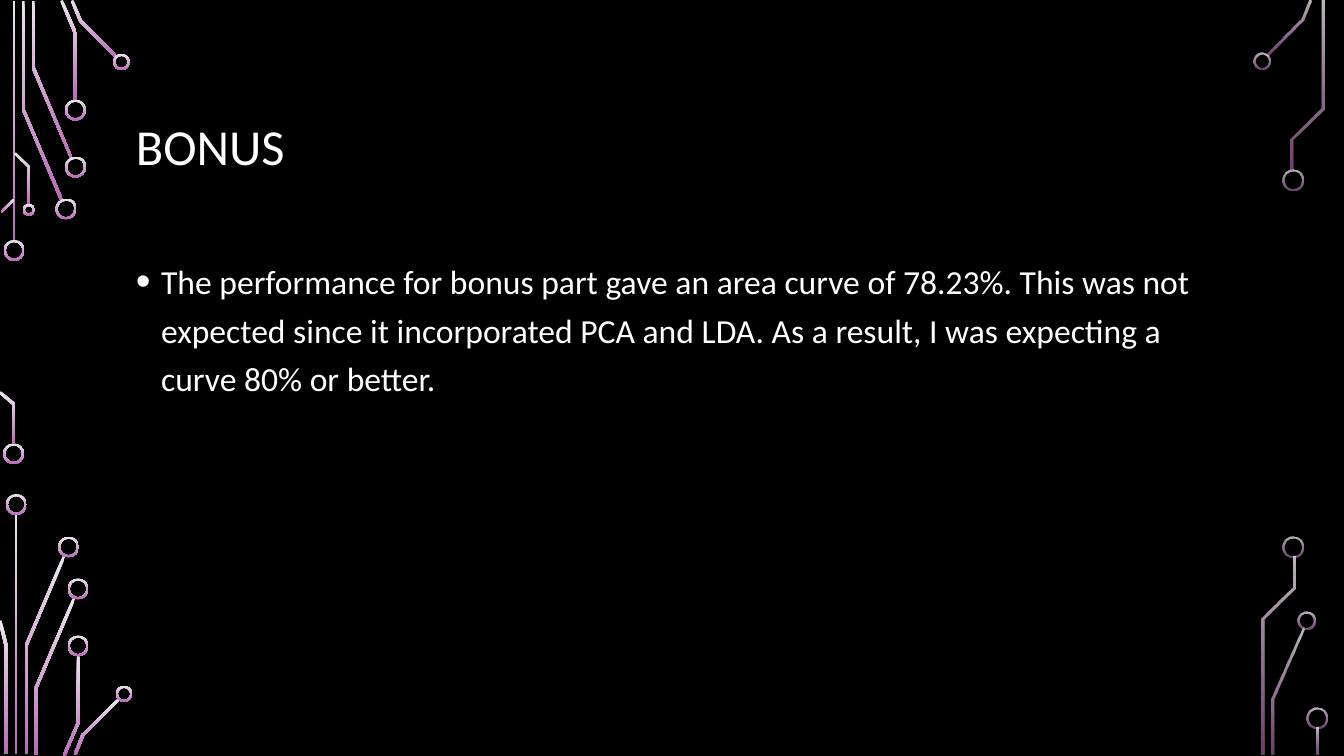
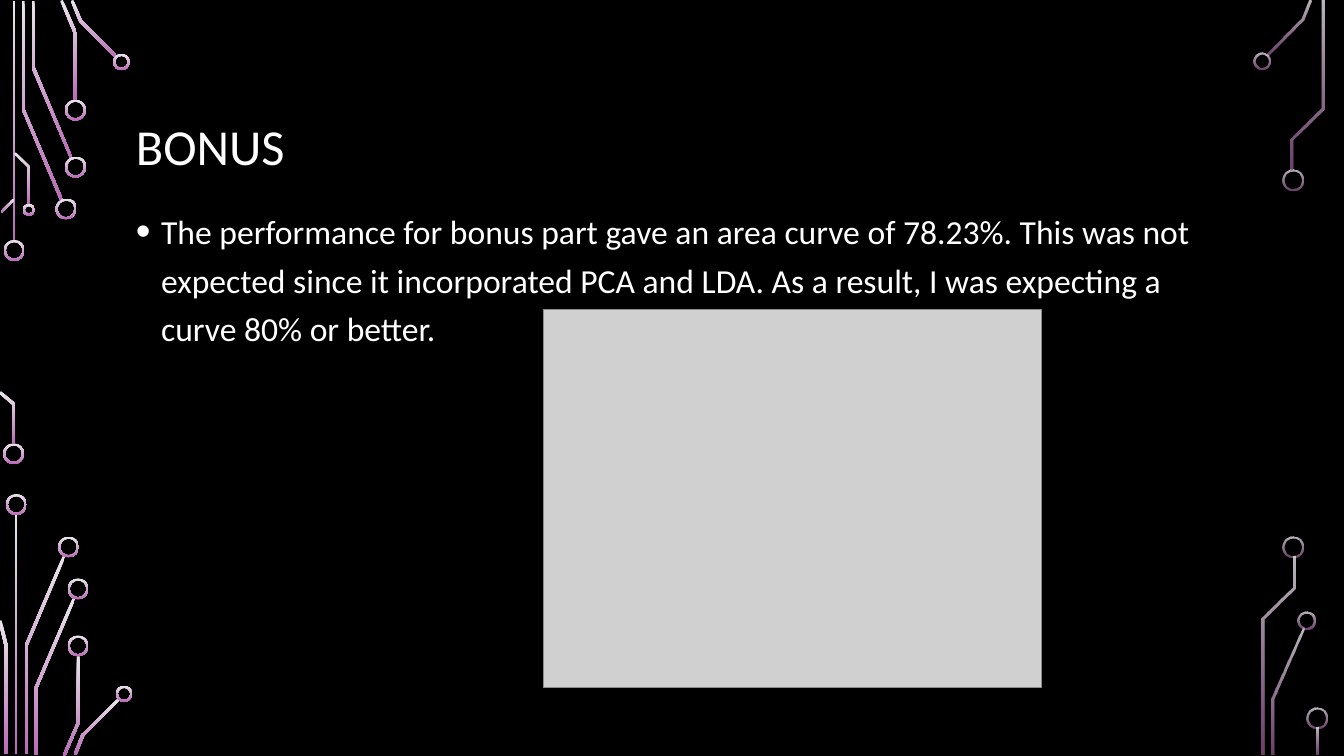
Before and after one commit to santosh500/SupervisedLearning, a slide deck: slide 10 of LDA_Project3/ResultsPresentation.pptx. Drawn at 1344x756 pixels with LibreOffice and Linux fonts; fonts in the diff are those of the drawing; grey boxes stand for pictures; background and template pictures are left out. Boxes give left, top, right and bottom in pixels: in the first picture for what was removed or moved away, otherwise in the second. Text is boxed around its words. In the diff, an @@ line names an element or a change of style, - is before the commit and + after.

```diff
--- a/LDA_Project3/ResultsPresentation.pptx
+++ b/LDA_Project3/ResultsPresentation.pptx
@@ text "The performance for bonus part ...": place and size @@
-text "The performance for bonus part ..." at bbox=[161, 270, 1190, 392]
+text "The performance for bonus part ..." at bbox=[161, 220, 1190, 342]
@@ picture added at bbox=[543, 310, 1042, 688] @@
```
Also in this commit, not shown: 2 other files.
